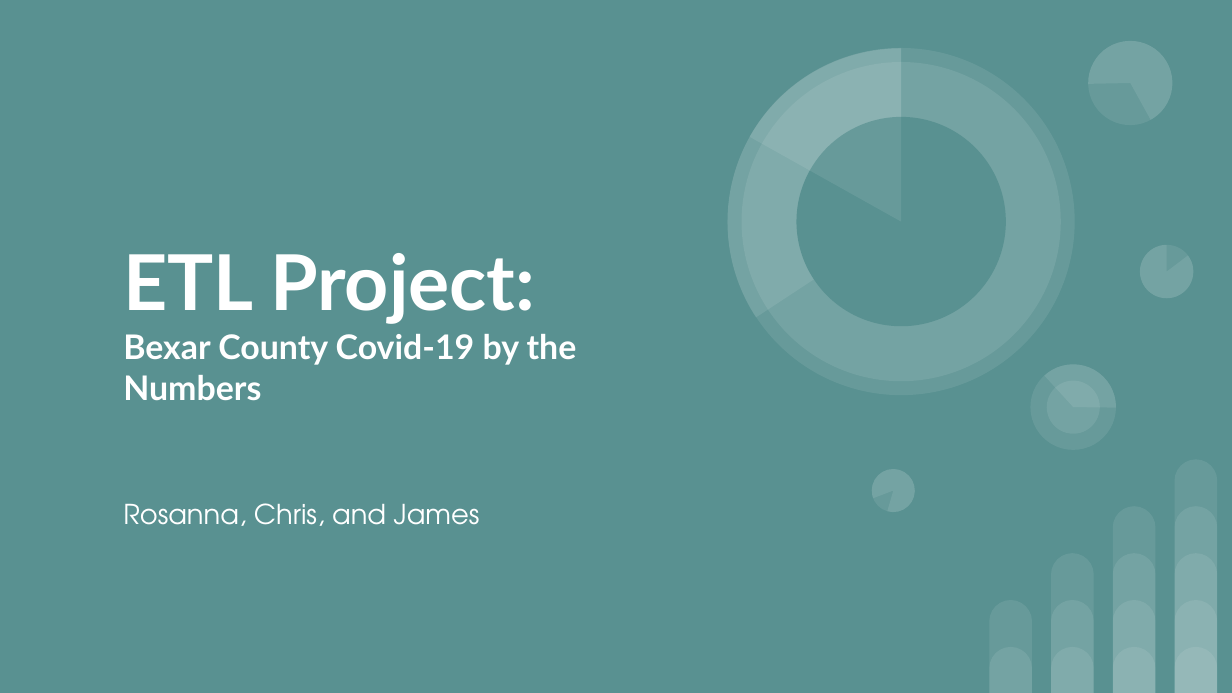
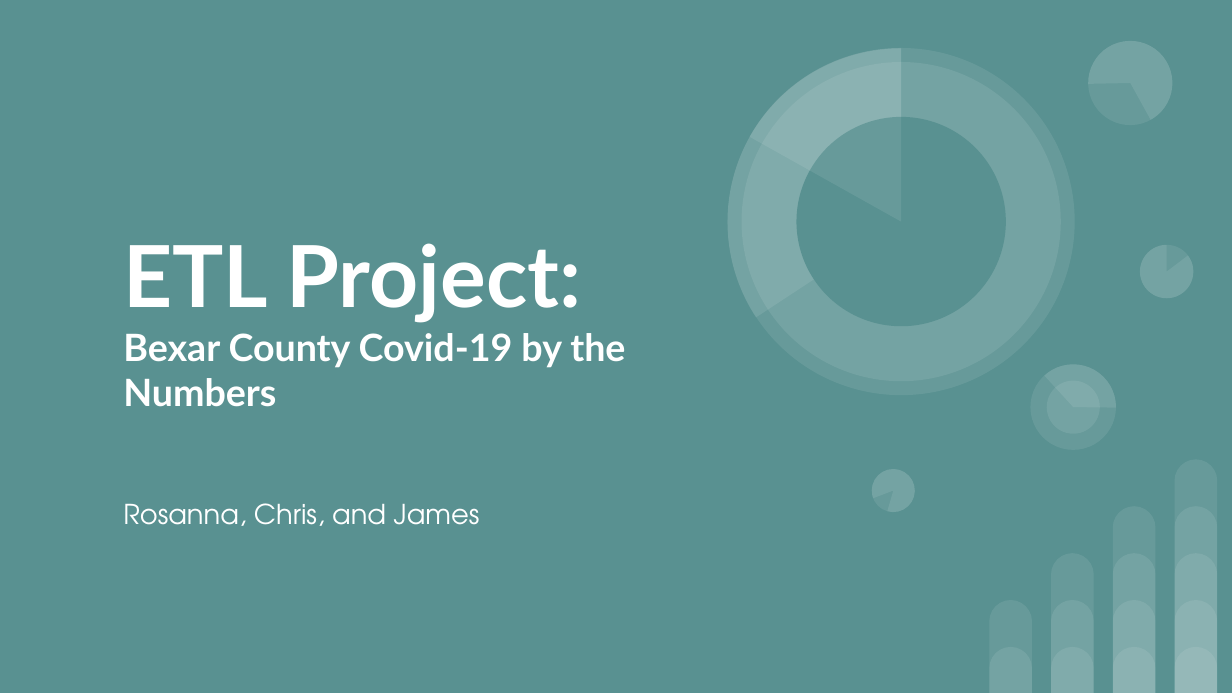
Before and after one commit to longhorn2000/ETL_Project, a slide deck: slide 1 of ETL project.pptx. Drawn at 1232x693 pixels with LibreOffice and Linux fonts; fonts in the diff are those of the drawing. Boxes give left, top, right and bottom in pixels: in the first picture for what was removed or moved away, otherwise in the second. Text is boxed around its words. In the diff, an @@ line names an element or a change of style, - is before the commit and + after.

```diff
--- a/ETL project.pptx
+++ b/ETL project.pptx
@@ title "ETL Project:" at (123,243,625,407): size 45 to 50 pt in "ETL Project:"; size 19.8 to 22 pt in "Bexar County Covid-19 by the Numbers" @@
```
Also in this commit, not shown: 2 other slides changed, 7 other files.
